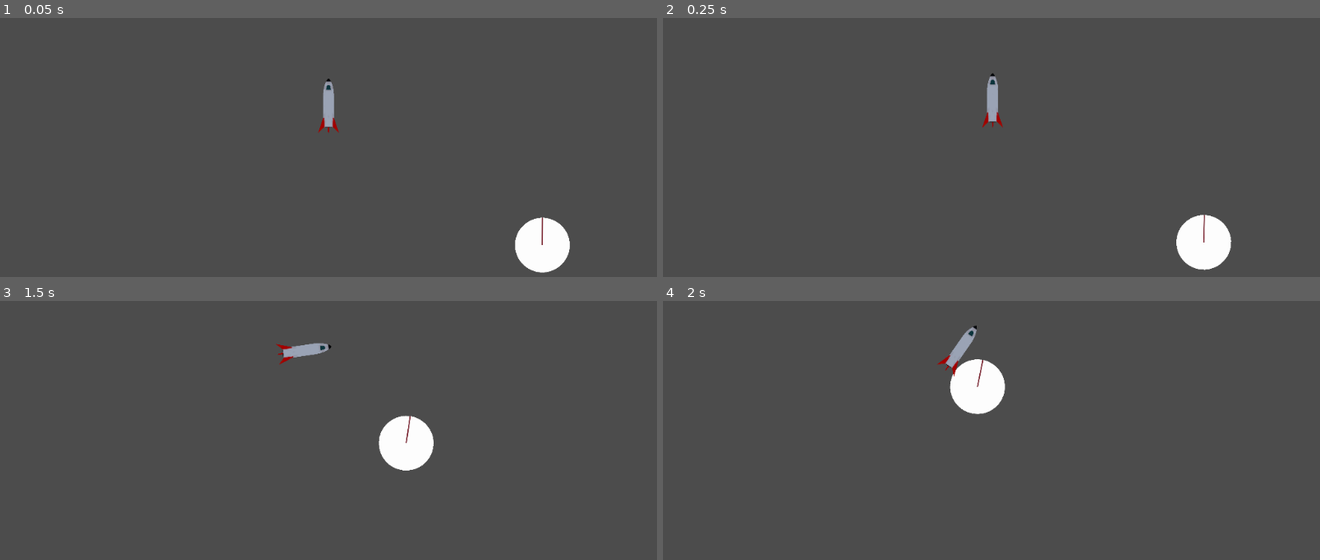
Above: before the commit, frames 1-4 (two rows, left to right).
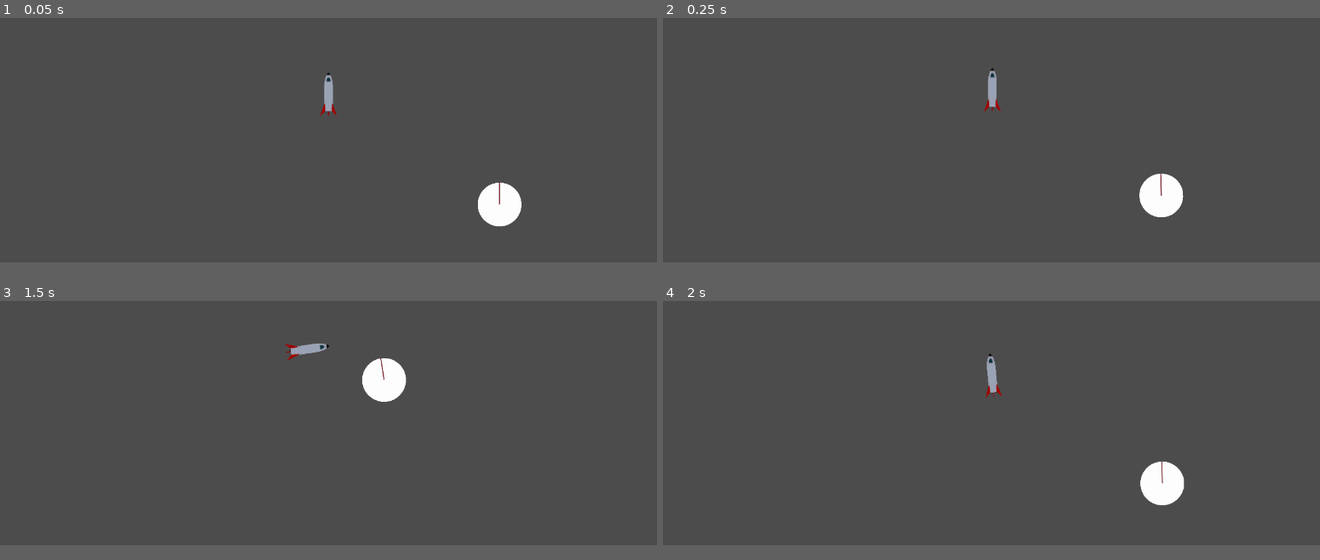
Above: after the commit, the same moments.

Repository: RunningRagdoll/gravity
Game: Godot game, scene res://Scenes/Main.tscn
Same seed, same stepped clock (60 frames per second), same inputs: the game is played once before the commit and once after it.
Inputs:
- Up to frame 1 (0.05 s): no input
- Up to frame 2 (0.25 s): no input
- Up to frame 3 (1.5 s): tap Enter (ui_accept) at 0.5, 0.6, 0.77, 1.07, 1.35 s; hold Right (ui_right) 0.53-1.28 s; hold Left (ui_left) from 1.28 s (still down)
- Up to frame 4 (2 s): keep holding Left (ui_left); tap Enter (ui_accept) at 1.52, 1.82 s
In our replay, the window is 800x468 before the commit and 800x450 after it. These sizes can differ from the game's own. Grey fills any space a smaller window leaves; there, only what the larger window draws over its background counts as a difference.

The runs differ from the first frame. In frame 1, 2.6% of the frame differs, in the area x 48-87%, y 21-99%; in frame 2, 2.6%; in frame 3, 2.5%; in frame 4, 2.7%, in the area x 41-80%, y 9-79%.

Commit message:
Added a retry screen if player crashes.

Diff:
--- a/Player/Player.gd
+++ b/Player/Player.gd
@@ -7,6 +7,9 @@
 var rotation_direction = 0
 var bouncing_velocity = Vector2()
 var max_speed = 5000
+
+signal crash_land
+signal reset_level
 
 func get_input():
 	if Input.is_action_pressed("ui_up"):
@@ -18,6 +21,8 @@
 		rotation_direction += 1
 	if Input.is_action_pressed("ui_left"):
 		rotation_direction -= 1
+	if Input.is_action_just_pressed("ui_accept"):
+		emit_signal("reset_level")
 
 func _process(delta):
 	get_input()
@@ -34,4 +39,4 @@
 	if collisions.size() > 0:
 		var impact_velocity = get_linear_velocity().length()
 		if (impact_velocity > 300):
-			print("Impact velocity: ", impact_velocity)
+			emit_signal("crash_land")
--- a/Scenes/Main.tscn
+++ b/Scenes/Main.tscn
@@ -1,7 +1,9 @@
-[gd_scene load_steps=3 format=2]
+[gd_scene load_steps=5 format=2]
 
 [ext_resource path="res://Player/Player.tscn" type="PackedScene" id=1]
+[ext_resource path="res://UI/UI.tscn" type="PackedScene" id=2]
 [ext_resource path="res://Models/Orbit/Orbit.tscn" type="PackedScene" id=3]
+[ext_resource path="res://UI/UI.gd" type="Script" id=4]
 
 [node name="Main" type="Node2D"]
 pause_mode = 2
@@ -13,4 +15,9 @@
 [node name="Orbit" parent="." instance=ExtResource( 3 )]
 position = Vector2( 519.528, 838.74 )
 radius = 1000.0
-angular_velocity = 0.1
+angular_velocity = -0.1
+
+[node name="UI" parent="." instance=ExtResource( 2 )]
+script = ExtResource( 4 )
+[connection signal="crash_land" from="Player" to="UI" method="_on_Player_crash_land"]
+[connection signal="reset_level" from="Player" to="UI" method="_on_Player_reset_level"]
--- /dev/null
+++ b/UI/UI.gd
@@ -0,0 +1,23 @@
+extends CanvasLayer
+
+signal restart_level
+var player_died = false setget _set_player_died, _get_player_died
+# Called when the node enters the scene tree for the first time.
+func _ready():
+	get_child(0).hide()
+
+func _set_player_died(value):
+	player_died = value
+
+func _get_player_died():
+	return player_died
+
+func _on_Player_crash_land():
+	get_child(0).show()
+	_set_player_died(true)
+
+func _on_Player_reset_level():
+	if _get_player_died():
+		get_tree().reload_current_scene()
+	else:
+		pass
--- /dev/null
+++ b/UI/UI.tscn
@@ -0,0 +1,22 @@
+[gd_scene load_steps=3 format=2]
+
+[ext_resource path="res://UI/Audiowide-Regular.ttf" type="DynamicFontData" id=1]
+
+[sub_resource type="DynamicFont" id=1]
+size = 100
+use_filter = true
+font_data = ExtResource( 1 )
+
+[node name="UI" type="CanvasLayer"]
+
+[node name="Retry Label" type="Label" parent="."]
+anchor_right = 1.0
+anchor_bottom = 1.0
+custom_fonts/font = SubResource( 1 )
+text = "Whoops!
+Press Enter"
+align = 1
+valign = 1
+__meta__ = {
+"_edit_use_anchors_": false
+}
--- a/project.godot
+++ b/project.godot
@@ -19,6 +19,11 @@
 run/main_scene="res://Scenes/Main.tscn"
 config/icon="res://icon.png"
 
+[display]
+
+window/size/width=1280
+window/size/height=720
+
 [layer_names]
 
 2d_render/layer_1="Player"
Binary file added: UI/Audiowide-Regular.ttf
